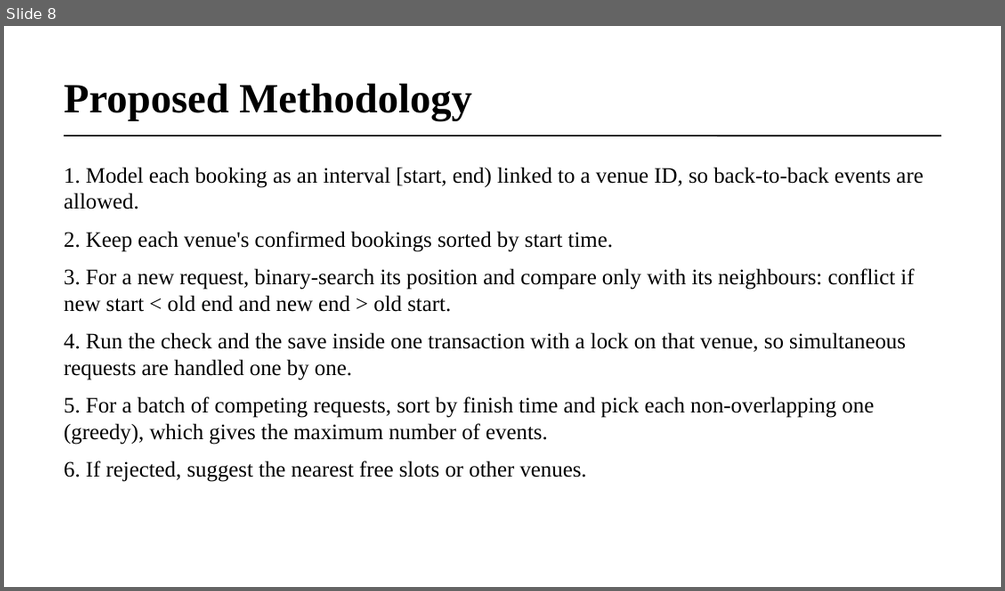
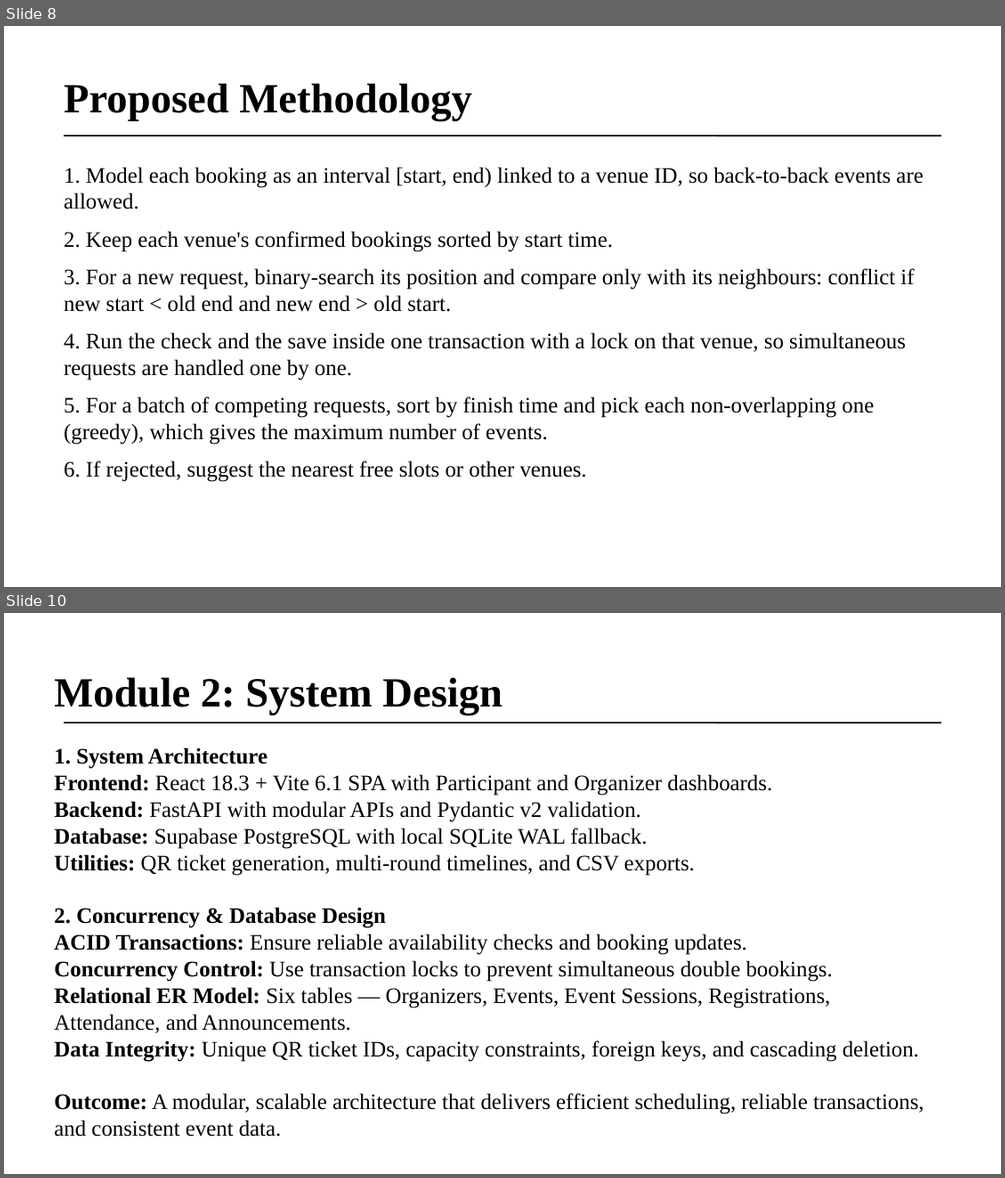
Before and after one commit to MITHUNtech11/CSA1021-SOFTWARE-ENGINEERING-, a slide deck: Capstone/Venue_Double_Booking_Interval_Scheduling.pptx. Shown one above the other, each under a label of ours: slide 8 before the commit, slides 8 and 10 after it; the slides between them are not shown. The pictures are 1005x591 and 1005x1178 pixels, drawn with LibreOffice and Linux fonts; fonts in the diff are those of the drawing. Boxes give left, top, right and bottom in pixels: in the first picture for what was removed or moved away, otherwise in the second. Text is boxed around its words. In the diff, an @@ line names an element or a change of style, - is before the commit and + after.

```diff
--- a/Capstone/Venue_Double_Booking_Interval_Scheduling.pptx
+++ b/Capstone/Venue_Double_Booking_Interval_Scheduling.pptx
@@ slide 10 added at [4,613,1001,1174], background #FFFFFF @@
@@ text added at [54,677,924,1136], 16 pt, text #000000 @@
+Module 2: System Design
+1. System Architecture
+Frontend: React 18.3 + Vite 6.1 SPA with Participant and Organizer dashboards.
+Backend: FastAPI with modular APIs and Pydantic v2 validation.
+Database: Supabase PostgreSQL with local SQLite WAL fallback.
+Utilities: QR ticket generation, multi-round timelines, and CSV exports.
+2. Concurrency & Database Design
+ACID Transactions: Ensure reliable availability checks and booking updates.
+Concurrency Control: Use transaction locks to prevent simultaneous double bookings.
+Relational ER Model: Six tables — Organizers, Events, Event Sessions, Registrations, Attendance, and Announcements.
+Data Integrity: Unique QR ticket IDs, capacity constraints, foreign keys, and cascading deletion.
+Outcome: A modular, scalable architecture that delivers efficient scheduling, reliable transactions, and consistent event data.
@@ line added from (64, 722) to (941, 722), #000000 1 pt @@
```
Also in this commit, not shown: 2 slides changed, 3 other slides added, 4 slides removed, 5 other files.
